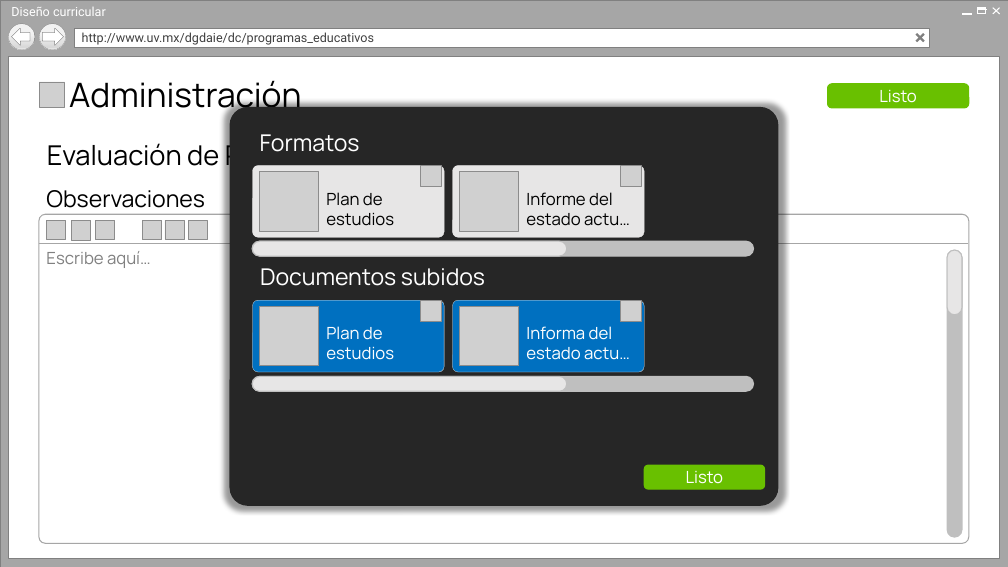
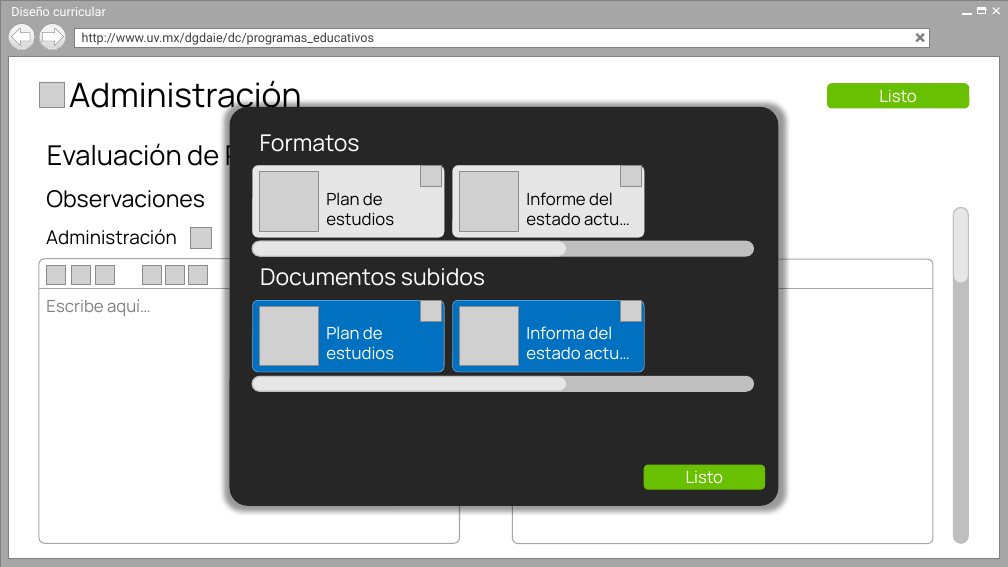
Before and after one commit to Senzho/DISENO_CURRICULAR_SS_05_2019, a slide deck: slide 18 of Diseño/Prototipos V2.pptx. Drawn at 1008x567 pixels with LibreOffice and Linux fonts; fonts in the diff are those of the drawing; grey boxes stand for pictures; background and template pictures are left out. Boxes give left, top, right and bottom in pixels: in the first picture for what was removed or moved away, otherwise in the second. Text is boxed around its words. In the diff, an @@ line names an element or a change of style, - is before the commit and + after.

```diff
--- a/Diseño/Prototipos V2.pptx
+++ b/Diseño/Prototipos V2.pptx
@@ rounded rectangle: place and size @@
-rounded rectangle at bbox=[948, 250, 963, 538]
+rounded rectangle at bbox=[954, 207, 969, 543]
@@ rounded rectangle: place and size @@
-rounded rectangle at bbox=[948, 250, 963, 315]
+rounded rectangle at bbox=[954, 207, 969, 283]
@@ text added at bbox=[46, 229, 177, 245], 18 pt, text #000000 @@
+Administración
@@ picture added at bbox=[191, 228, 212, 249] @@
@@ rounded rectangle: place and size @@
-rounded rectangle at bbox=[39, 214, 969, 543]
+rounded rectangle at bbox=[39, 259, 459, 543]
@@ line removed from (39, 243) to (969, 243) @@
@@ 6 pictures: place and size @@
-6 pictures at bbox=[46, 220, 208, 240]
+6 pictures at bbox=[46, 265, 208, 285]
@@ rounded rectangle added at bbox=[513, 259, 933, 544], fill #FFFFFF, outline #A6A6A6 1 pt @@
@@ text "Escribe aquí…": place and size @@
-text "Escribe aquí…" at bbox=[46, 251, 151, 268]
+text "Escribe aquí…" at bbox=[46, 299, 151, 316]
@@ line added from (39, 288) to (459, 288), #A6A6A6 0.5 pt @@
@@ line added from (512, 289) to (933, 289), #A6A6A6 0.5 pt @@
```
Also in this commit, not shown: 1 other slide changed.
